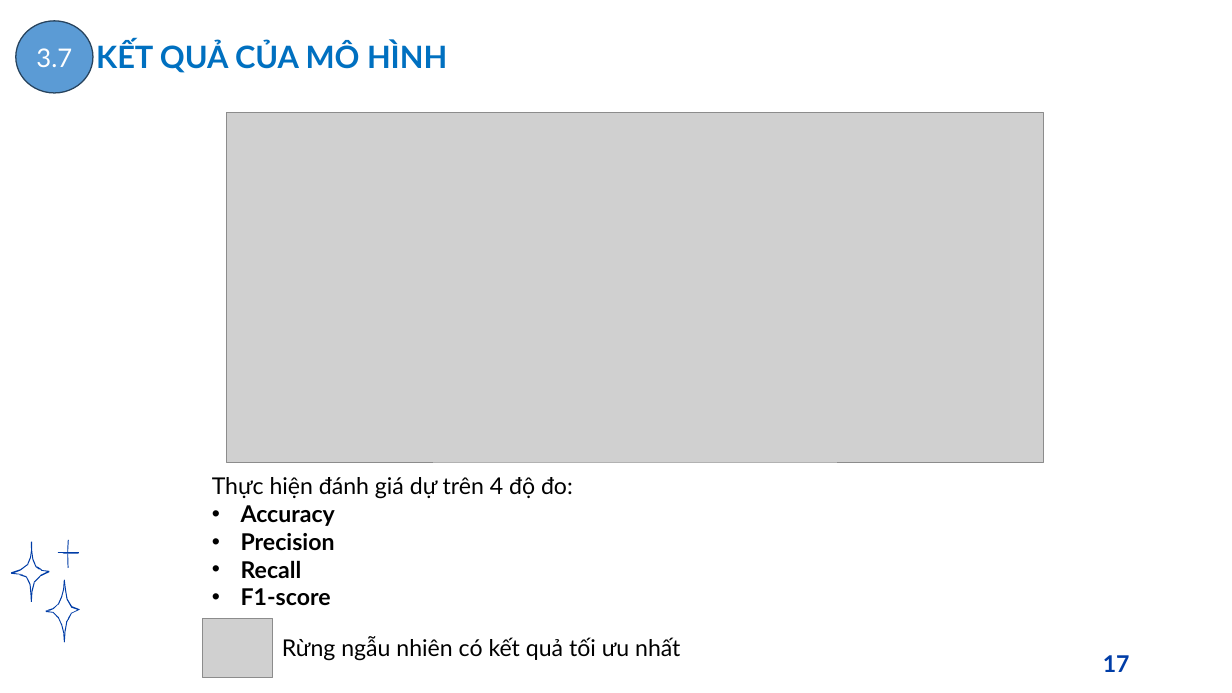
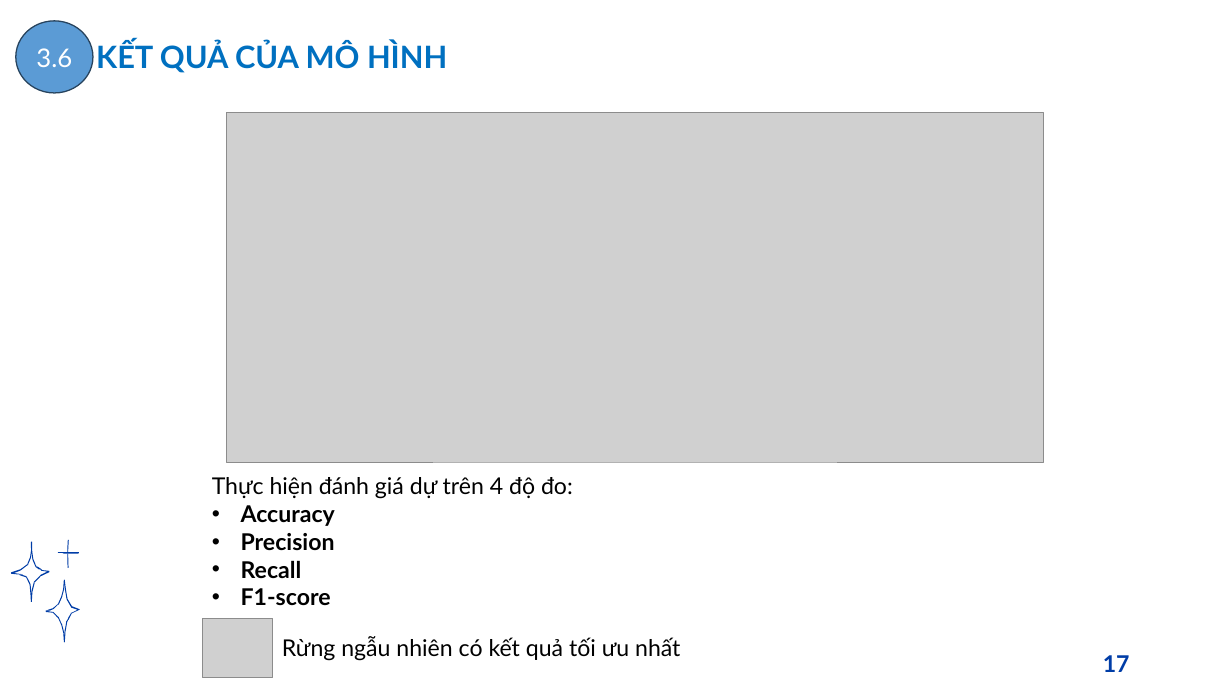
Before and after one commit to tantlu/ramen_rating_2024, a slide deck: slide 17 of Baove.pptx. Drawn at 1232x693 pixels with LibreOffice and Linux fonts; fonts in the diff are those of the drawing; grey boxes stand for pictures; background and template pictures are left out. Boxes give left, top, right and bottom in pixels: in the first picture for what was removed or moved away, otherwise in the second. Text is boxed around its words. In the diff, an @@ line names an element or a change of style, - is before the commit and + after.

```diff
--- a/Baove.pptx
+++ b/Baove.pptx
@@ text in ellipse at <box>36,48,72,67</box>: text changed @@
-3.7
+3.6
```
Also in this commit, not shown: 2 other slides changed.
